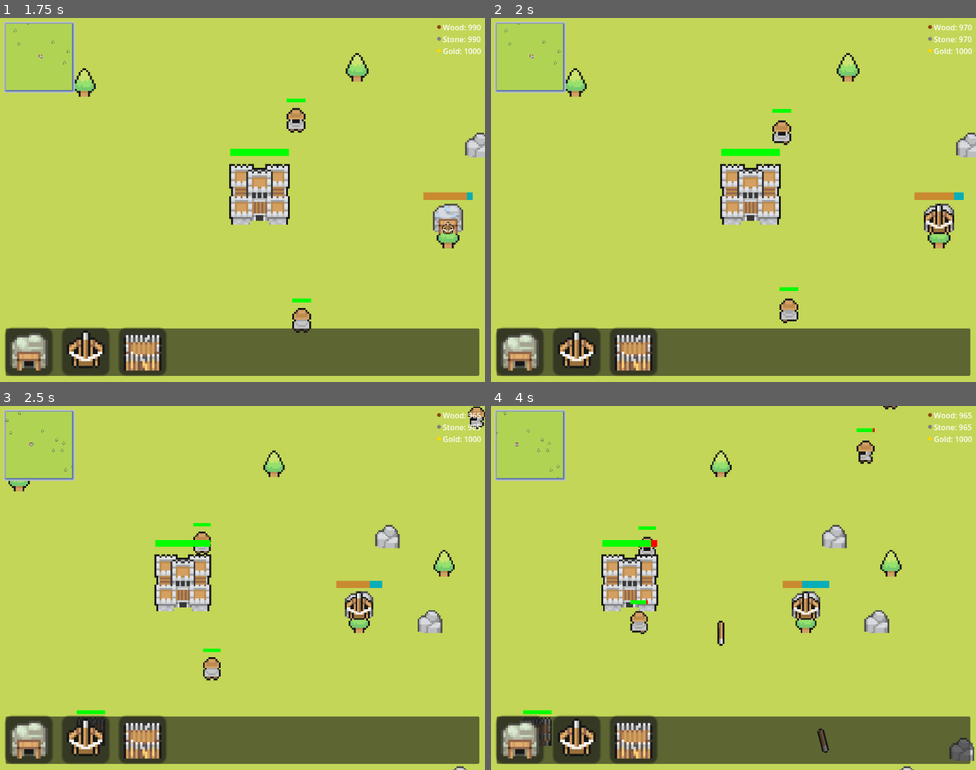
Above: before the commit, frames 1-4 (two rows, left to right).
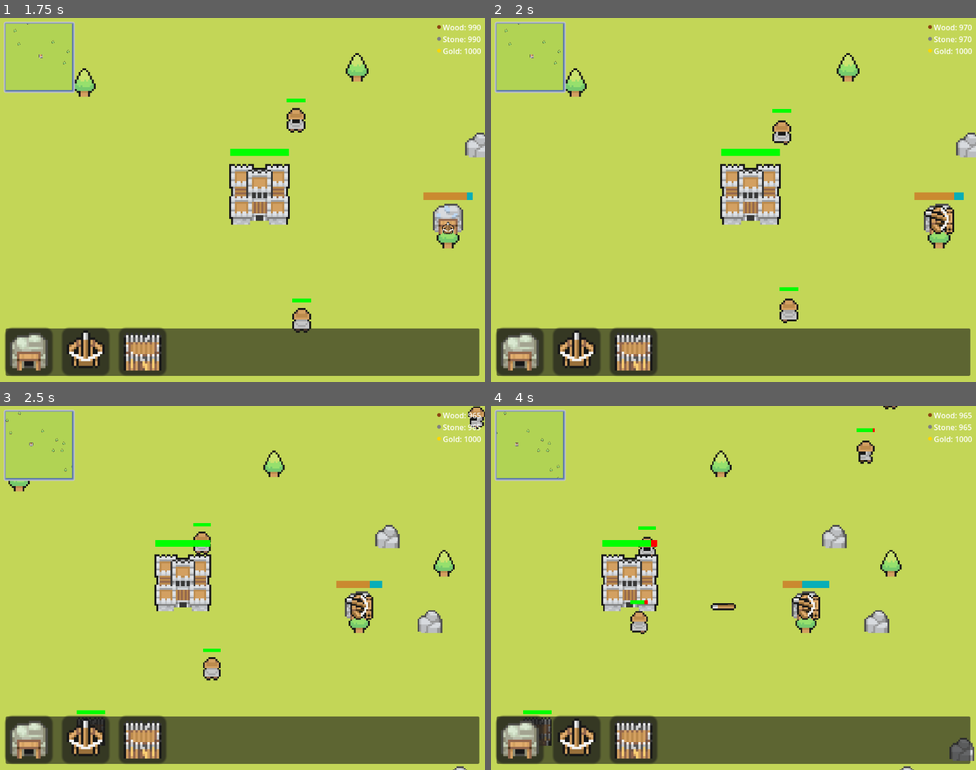
Above: after the commit, the same moments.

Repository: MSchablinger/CastleIO
Game: Godot game, scene res://world.tscn
Same seed, same stepped clock (60 frames per second), same inputs: the game is played once before the commit and once after it.
Inputs (mouse positions are in pixels of both pictures, inside the frame that each line leads up to):
- Up to frame 1 (1.75 s): drag from (29, 352) to (446, 232) at 0.52 s; drag from (87, 352) to (446, 232) at 1.27 s
- Up to frame 2 (2 s): no input
- Up to frame 3 (2.5 s): move the mouse to (140, 740) at 2.02 s; hold Right (ui_right) from 2.03 s (still down); tap Mouse wheel down (WheelDown) at 2.1 s; click (140, 740) at 2.17 s
- Up to frame 4 (4 s): release Right (ui_right) at 2.75 s; drag from (655, 657) to (893, 562) at 2.77 s; drag from (883, 438) to (718, 464) at 3.52 s

Frame 1 is identical in both runs. In frame 2, 0.3% of the frame differs, in the area x 89-96%, y 51-60%; in frame 3, 0.3%; in frame 4, 0.6%, in the area x 31-70%, y 50-96%.

Commit message:
improves ballista logic

Diff:
--- a/Buildings/ballista.gd
+++ b/Buildings/ballista.gd
@@ -8,6 +8,7 @@
 # Internal variables
 var enemies_in_range = []
 var fire_timer: Timer
+var current_target = null
 
 func _ready():
 	# Initialize timer
@@ -18,41 +19,69 @@
 	fire_timer.connect("timeout", self._on_fire_timer_timeout)
 	add_child(fire_timer)
 
-func _process(delta):
+func _process(_delta):
 	update_enemies_in_range()
+	update_sprite_direction()
 
 func update_enemies_in_range():
 	enemies_in_range.clear()
 	for enemy in get_tree().get_nodes_in_group("enemies"):
 		if is_instance_valid(enemy):
-			if position.distance_to(enemy.global_position) <= 5000:
+			if position.distance_to(enemy.global_position) <= 200:
 				enemies_in_range.append(enemy)
+
+func update_sprite_direction():
+	current_target = get_nearest_enemy()
+	if current_target:
+		var direction = position.direction_to(current_target.global_position)
+		var angle = direction.angle()
+
+		# Convert angle to sprite frame
+		# Normalize angle to 0-2PI range
+		angle = fmod(angle + 2 * PI, 2 * PI)
+
+		# Select appropriate frame based on angle
+		if angle < PI/4 or angle > 7*PI/4:  # Right
+			$BallistaSprite.frame = 15
+		elif angle < 3*PI/4:  # Down
+			$BallistaSprite.frame = 8
+		elif angle < 5*PI/4:  # Left
+			$BallistaSprite.frame = 22
+		else:  # Up
+			$BallistaSprite.frame = 0
 
 func _on_fire_timer_timeout():
 	if enemies_in_range.size() > 0:
 		shoot_projectile()
 
 func shoot_projectile():
-	# Get the nearest enemy
-	var nearest_enemy = get_nearest_enemy()
-	if not nearest_enemy:
+	current_target = get_nearest_enemy()
+	if not current_target:
 		return
 
 	var projectile = projectile_scene.instantiate()
-	var direction = position.direction_to(nearest_enemy.global_position)
-	add_child(projectile)
+	var direction = position.direction_to(current_target.global_position)
+
+	var units_node = get_tree().get_root().get_node("World/Units")
+	units_node.add_child(projectile)
+
+	# Offset the spawn position based on ballista sprite
+	var spawn_offset = Vector2(0, -16)
+	projectile.global_position = global_position + spawn_offset
+
+	# Set bolt sprite frame and rotation
+	var angle = direction.angle()
+	projectile.get_node("Sprite2D").frame = 1 if abs(angle) > PI/2 else 0
 	projectile.rotation = direction.angle()
-	projectile.global_position = global_position
-	# Give the projectile velocity
-	projectile.velocity = direction * projectile_speed
-	projectile.rotation = direction.angle()
+	projectile.velocity = direction * projectile.speed
 
 func get_nearest_enemy() -> Node2D:
 	var nearest = null
 	var shortest_distance = INF
 	for enemy in enemies_in_range:
-		var distance = position.distance_to(enemy.position)
-		if distance < shortest_distance:
-			shortest_distance = distance
-			nearest = enemy
+		if is_instance_valid(enemy):
+			var distance = position.distance_to(enemy.position)
+			if distance < shortest_distance:
+				shortest_distance = distance
+				nearest = enemy
 	return nearest
--- a/Entities/bolt.gd
+++ b/Entities/bolt.gd
@@ -1,19 +1,40 @@
 extends CharacterBody2D
 
 @export var lifetime: float = 5.0
+@export var damage: int = 10
+@export var speed: float = 400.0
 
 func _ready():
+	print("Bolt spawned")
 	var timer = Timer.new()
 	timer.wait_time = lifetime
 	timer.one_shot = true
-	timer.connect("timeout", self.queue_free)
+	timer.connect("timeout", self._on_timer_timeout)
 	add_child(timer)
 	timer.start()
 
-func _physics_process(delta):
-	move_and_slide()
+func _physics_process(_delta):
+	var collision = move_and_collide(velocity * _delta)
+	if collision:
+		var collider = collision.get_collider()
+		if collider.is_in_group("enemies"):
+			print("Direct collision with enemy")
+			collider.apply_damage(damage)
+		queue_free()
 
-func _on_body_entered(body):
-	if body.name == "Peasant":
-		body.apply_damage(10) # Call enemy's damage function
+func _on_area_2d_body_entered(body):
+	print("Area entered by: ", body.name)
+	if body.is_in_group("enemies"):
+		print("Hit enemy: ", body.name)
+		body.apply_damage(damage)
 		queue_free()
+
+func _on_area_2d_area_entered(area):
+	print("Bolt hit area: ", area.get_parent().name)
+	var parent = area.get_parent()
+	if parent.is_in_group("enemies"):
+		parent.apply_damage(damage)
+		queue_free()
+
+func _on_timer_timeout():
+	queue_free()
--- a/Entities/bolt.tscn
+++ b/Entities/bolt.tscn
@@ -4,14 +4,26 @@
 [ext_resource type="Texture2D" uid="uid://ckbq63fleprnr" path="res://Assets/Enemies/Projectiles/BallistaBolt.png" id="2_3ldwa"]
 
 [sub_resource type="RectangleShape2D" id="RectangleShape2D_ywsey"]
-size = Vector2(4, 14)
+size = Vector2(8, 28)
 
-[node name="CharacterBody2D" type="CharacterBody2D"]
+[node name="Bolt" type="CharacterBody2D"]
+collision_layer = 0
+collision_mask = 0
 script = ExtResource("1_d3l3x")
 
 [node name="Sprite2D" type="Sprite2D" parent="."]
+scale = Vector2(2, 2)
 texture = ExtResource("2_3ldwa")
 hframes = 2
 
-[node name="CollisionShape2D" type="CollisionShape2D" parent="."]
+[node name="Area2D" type="Area2D" parent="."]
+collision_layer = 2
+collision_mask = 4
+
+[node name="CollisionShape2D" type="CollisionShape2D" parent="Area2D"]
 shape = SubResource("RectangleShape2D_ywsey")
+
+[node name="VisibleOnScreenNotifier2D" type="VisibleOnScreenNotifier2D" parent="."]
+
+[connection signal="body_entered" from="Area2D" to="." method="_on_area_2d_body_entered"]
+[connection signal="screen_exited" from="VisibleOnScreenNotifier2D" to="." method="queue_free"]
--- a/Entities/peasant.tscn
+++ b/Entities/peasant.tscn
@@ -265,6 +265,8 @@
 
 [node name="Peasant" type="CharacterBody2D"]
 scale = Vector2(2, 2)
+collision_layer = 4
+collision_mask = 1
 input_pickable = true
 script = ExtResource("1_oqstg")
 
